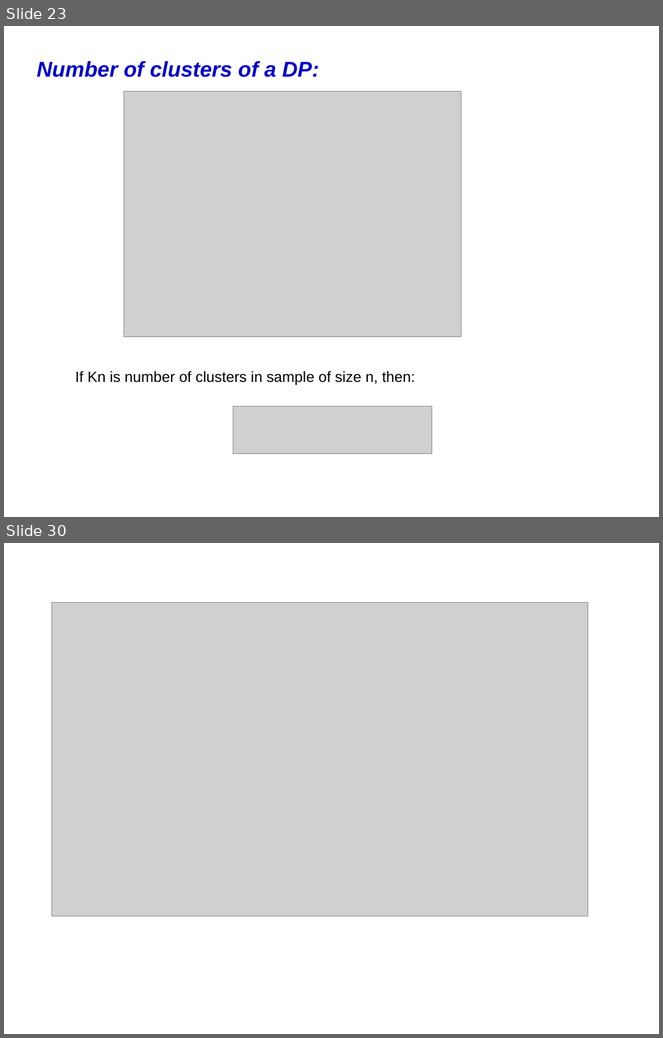
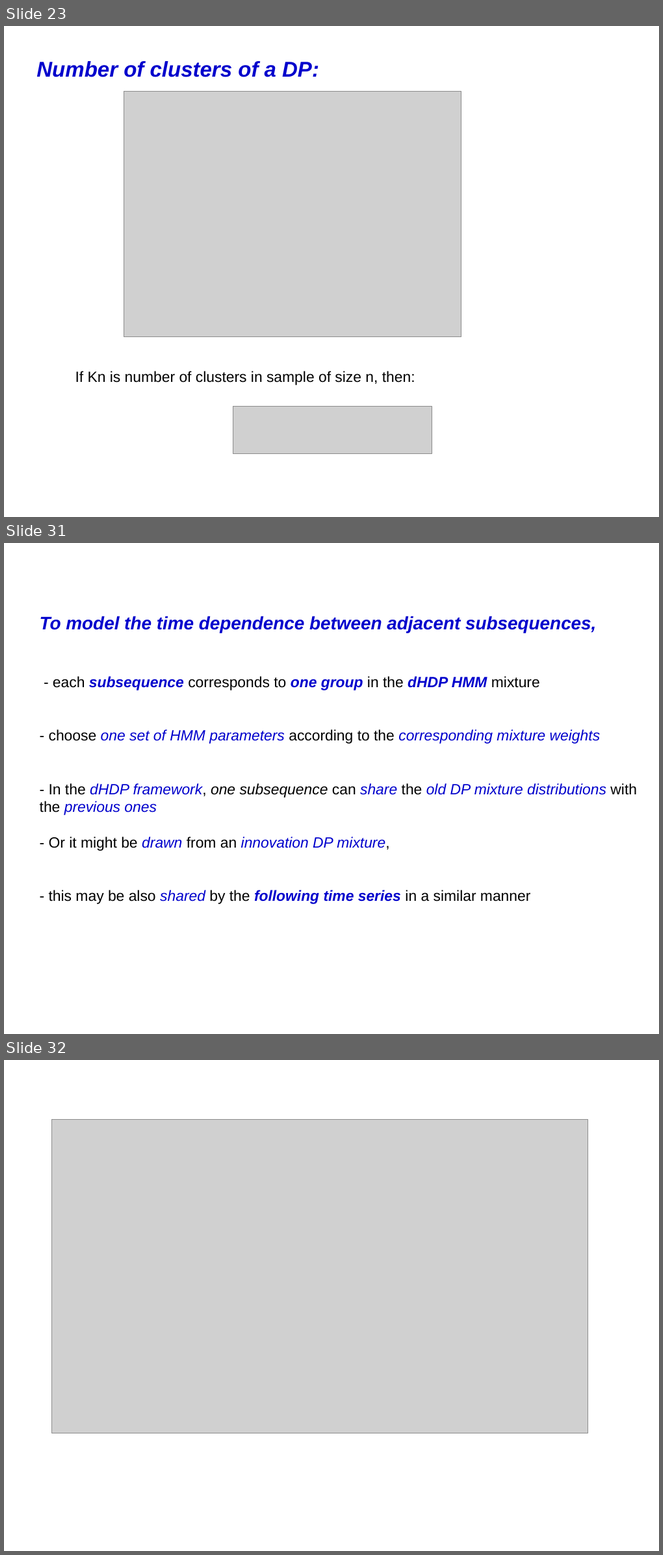
Before and after one commit to afcarl/Dirichlet_Processes, a slide deck: version_2.odp. Shown one above the other, each under a label of ours: slides 23 and 30 before the commit, slides 23, 31 and 32 after it; the slides between them are not shown. The pictures are 663x1038 and 663x1555 pixels, drawn with LibreOffice and Linux fonts; fonts in the diff are those of the drawing; grey boxes stand for pictures. Boxes give left, top, right and bottom in pixels: in the first picture for what was removed or moved away, otherwise in the second. Text is boxed around its words. In the diff, an @@ line names an element or a change of style, - is before the commit and + after.

```diff
--- a/version_2.odp
+++ b/version_2.odp
@@ slide 31 added at box(4, 543, 659, 1034), background #FFFFFF @@
@@ text added at box(40, 616, 637, 904), 18 pt, text #0000CC, italic @@
+To model the time dependence between adjacent subsequences,
+- each subsequence corresponds to one group in the dHDP HMM mixture
+- choose one set of HMM parameters according to the corresponding mixture weights
+- In the dHDP framework, one subsequence can share the old DP mixture distributions with the previous ones
+- Or it might be drawn from an innovation DP mixture,
+- this may be also shared by the following time series in a similar manner
@@ what was slide 30 is now slide 32 @@
```
Also in this commit, not shown: 10 slides changed, 1 other slide added.
